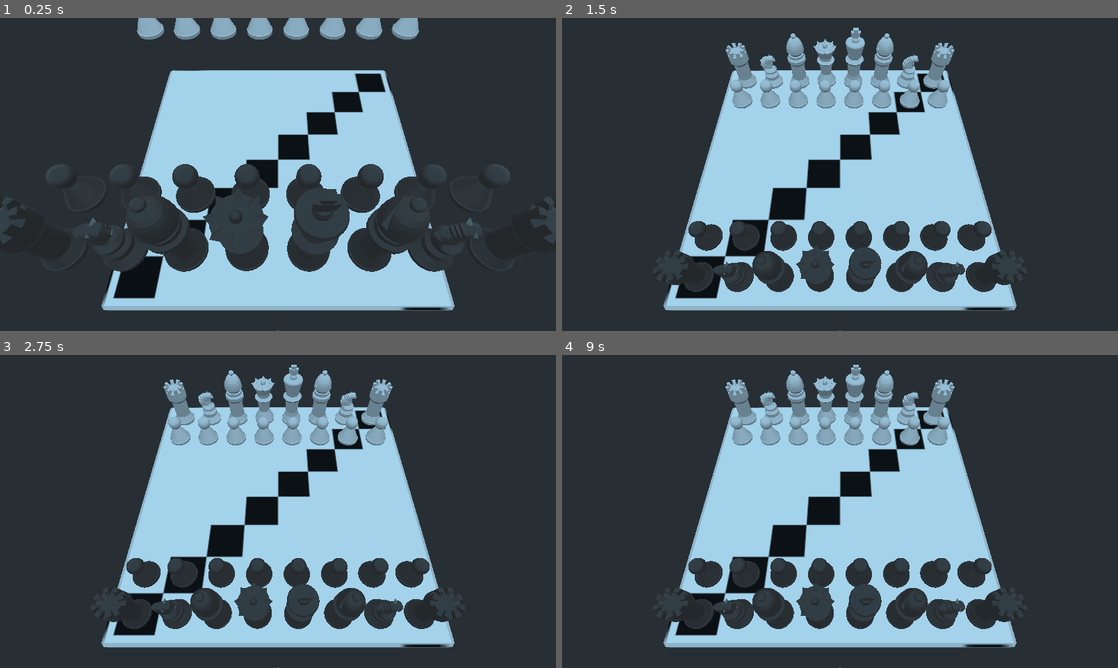
Above: before the commit, frames 1-4 (two rows, left to right).
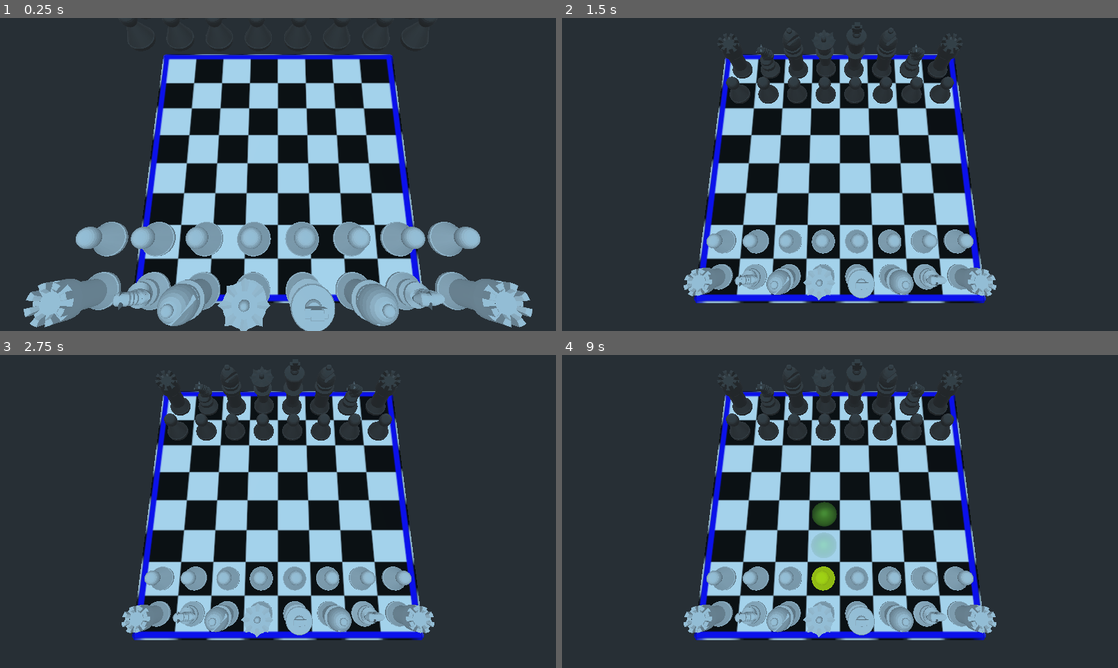
Above: after the commit, the same moments.

Repository: Majsek/Chess
Game: Godot game, scene res://Scenes/Main.tscn
The game is run twice, just before and just after one commit, with the same random seed, the same clock (stepped at 60 frames per second) and the same inputs.
Inputs (mouse positions are in pixels of both pictures, inside the frame that each line leads up to):
- Up to frame 1 (0.25 s): no input
- Up to frame 2 (1.5 s): move the mouse to (962, 158) at 0.52 s; click (962, 158) at 0.67 s; move the mouse to (728, 190) at 1.27 s; click (728, 190) at 1.42 s
- Up to frame 3 (2.75 s): move the mouse to (333, 442) at 2.02 s; click (333, 442) at 2.17 s
- Up to frame 4 (9 s): tap Enter at 2.75, 4.25, 5.75 s; move the mouse to (812, 574) at 2.77 s; click (812, 574) at 2.92 s; tap Space at 3.5, 5, 6.5 s; move the mouse to (1006, 558) at 3.52 s; click (1006, 558) at 3.67 s; move the mouse to (673, 464) at 4.27 s; click (673, 464) at 4.42 s; move the mouse to (867, 511) at 5.02 s; click (867, 511) at 5.17 s; move the mouse to (756, 433) at 5.77 s; click (756, 433) at 5.92 s; move the mouse to (962, 495) at 6.52 s; click (962, 495) at 6.67 s; move the mouse to (728, 527) at 7.27 s; click (728, 527) at 7.42 s; move the mouse to (895, 442) at 8.02 s; click (895, 442) at 8.17 s; move the mouse to (812, 574) at 8.77 s; click (812, 574) at 8.92 s

The runs differ from the first frame. In frame 1, 38% of the frame differs, in the area x 0-100%, y 0-100%; in frame 2, 30%; in frame 3, 31%; in frame 4, 31%.

Commit message:
šachovnice done, animace in progress - vlastní způsob

Diff:
--- a/Scenes/Main.tscn
+++ b/Scenes/Main.tscn
@@ -10,7 +10,7 @@
 script = ExtResource( 1 )
 
 [node name="Camera" type="Camera" parent="."]
-transform = Transform( -2.18557e-08, -0.866025, 0.5, -3.78552e-08, 0.5, 0.866025, -1, -1.95399e-14, -4.37114e-08, 14, 22, 0 )
+transform = Transform( 7.27301e-08, 0.965926, -0.258819, -6.76299e-09, 0.258819, 0.965926, 1, -6.85015e-08, 2.53565e-08, -8, 26, 0 )
 fov = 60.0
 
 [node name="StaticBody" type="StaticBody" parent="."]
--- a/Scripts/Main.gd
+++ b/Scripts/Main.gd
@@ -31,12 +31,27 @@
 	var texture = ImageTexture.new()
 	var image = Image.new()
 	image.create(850, 850, false, Image.FORMAT_RGB8)
-	image.fill(Color(100, 100, 100))
+	image.fill(Color(10, 255, 255))
 	image.lock() # To enable drawing with setpixel later
 	for i in range(100):
 		for j in range(100):
 			for k in range(8):
 				image.set_pixel(25+i+100*k, 25+j+100*k, Color(0, 0, 0))
+			for l in range(6):
+				image.set_pixel((225+i+100*l), (25+j+100*l), Color(0, 0, 0))
+				image.set_pixel((25+i+100*l), (225+j+100*l), Color(0, 0, 0))
+			for m in range(4):
+				image.set_pixel((25+i+100*m), (425+j+100*m), Color(0, 0, 0))
+				image.set_pixel((425+i+100*m), (25+j+100*m), Color(0, 0, 0))
+			for n in range(2):
+				image.set_pixel((25+i+100*n), (625+j+100*n), Color(0, 0, 0))
+				image.set_pixel((625+i+100*n), (25+j+100*n), Color(0, 0, 0))
+	for p in range(850):
+		for q in range(25):
+			image.set_pixel(p, q+825, Color(0, 0, 255))
+			image.set_pixel(q+825, p, Color(0, 0, 255))
+			image.set_pixel(p, q, Color(0, 0, 255))
+			image.set_pixel(q, p, Color(0, 0, 255))
 	image.unlock()
 	texture.create_from_image(image)
 	var mat = SpatialMaterial.new()
@@ -92,20 +107,20 @@
 
 	var B_Queen = Queen.instance()
 	B_Queen.resetColor("black")
-	map[7][4] = B_Queen
+	map[7][3] = B_Queen
 	add_child(B_Queen)
 	var W_Queen = Queen.instance()
 	W_Queen.resetColor("white")
-	map[0][4] = W_Queen
+	map[0][3] = W_Queen
 	add_child(W_Queen)
 
 	var B_King = King.instance()
 	B_King.resetColor("black")
-	map[7][3] = B_King
+	map[7][4] = B_King
 	add_child(B_King)
 	var W_King = King.instance()
 	W_King.resetColor("white")
-	map[0][3] = W_King
+	map[0][4] = W_King
 	add_child(W_King)
 
 	print(map)
@@ -339,16 +354,33 @@
 	moves_.clear()
 	if map_[move_position[0]][move_position[1]] != null:
 		map_[move_position[0]][move_position[1]].get_child(0).set_mode(RigidBody.MODE_RIGID)
-		select_.set_translation(Vector3(move_position[0]*3-10.5,10,move_position[1]*3-10.5))
+		moveAnimation(move_position)
+
 		select_.addKillCount()
 		freeFigure(map_[move_position[0]][move_position[1]])
 	else:
-		select_.set_translation(Vector3(move_position[0]*3-10.5,10,move_position[1]*3-10.5))
+		moveAnimation(move_position)
 	var select_pos = getSelectPosition()
 	map_[select_pos[0]][select_pos[1]] = null
 	map_[move_position[0]][move_position[1]] = select_
 	select_.firstMoveDone()
 	nextTurn()
+
+func moveAnimation(move_position):
+		var previous_position = getSelectPosition()
+		while previous_position[0] != move_position[0] || previous_position[1] != move_position[1]:
+			if previous_position[0] >= move_position[0]:
+				previous_position[0] -= 0.1
+			else:
+				previous_position[0] += 0.1
+
+			if previous_position[1] >= move_position[1]:
+				previous_position[1] -= 0.1
+			else:
+				previous_position[1] += 0.1
+			select_.set_translation(Vector3(previous_position[0]*3-10.5,10,previous_position[1]*3-10.5))
+			yield(get_tree().create_timer(0.01),"timeout")
+
 func nextTurn():
 	turn_ += 1
 	print(turn_)
